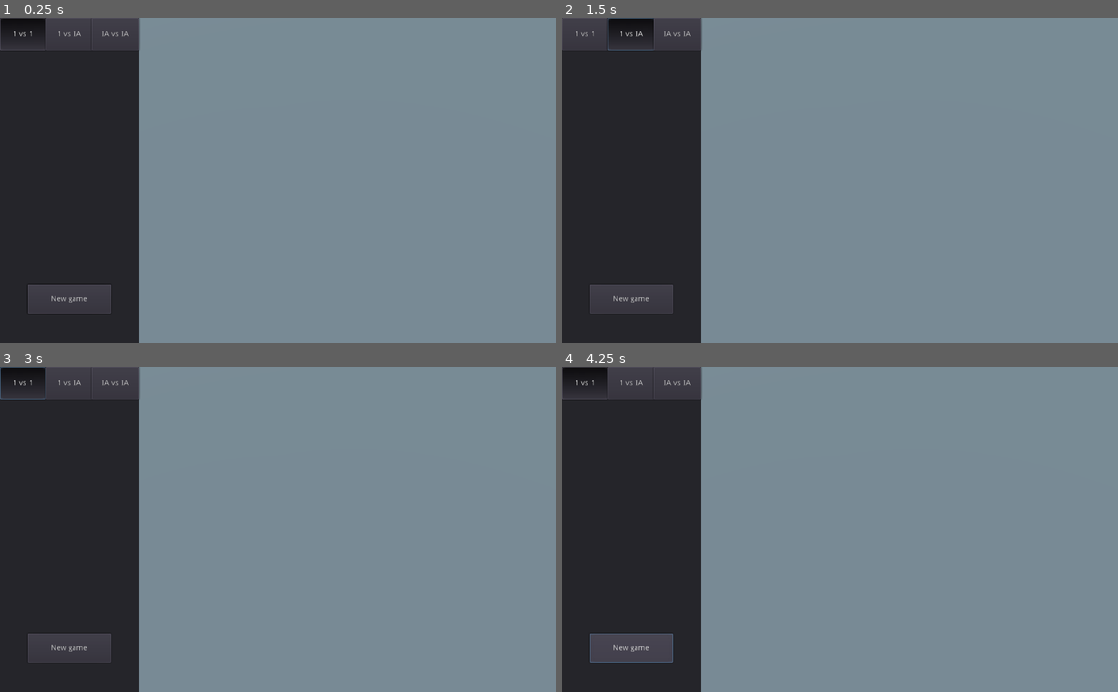
Above: before the commit, frames 1-4 (two rows, left to right).
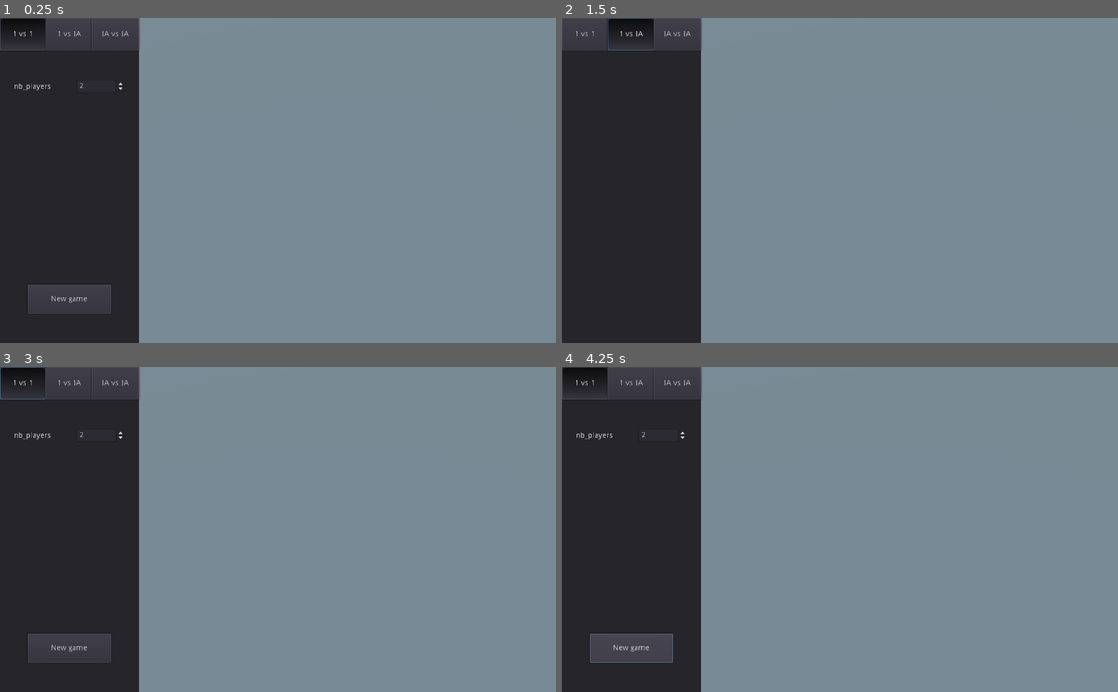
Above: after the commit, the same moments.

Repository: Naowak/Kothrak
Game: Godot game, scene res://Scenes/Main.tscn
The game is run twice, just before and just after one commit, with the same random seed, the same clock (stepped at 60 frames per second) and the same inputs.
Inputs:
- Up to frame 1 (0.25 s): no input
- Up to frame 2 (1.5 s): click "1 vs 1" at 0.5 s; click "1 vs IA" at 1.25 s
- Up to frame 3 (3 s): click "IA vs IA" at 2 s; click "1 vs 1" at 2.75 s
- Up to frame 4 (4.25 s): click "New game" at 3.5 s

The runs differ from the first frame. In frame 1, less than 0.1% of the frame differs, in the area x 2-22%, y 19-23%; in frame 2, 0.9%, in the area x 5-20%, y 82-92%; in frame 3, less than 0.1%; in frame 4, less than 0.1%.
Error before the commit: Invalid get index 'status' (on base: 'Nil'). (res://Scripts/Main.gd:34)
Error after the commit: Invalid get index 'status' (on base: 'Nil'). (res://Scripts/Main.gd:24)

Commit message:
fix visual bug, api authorize *, and several players

Diff:
--- a/gui/Scenes/Main.tscn
+++ b/gui/Scenes/Main.tscn
@@ -46,12 +46,12 @@
 [node name="Panel" type="Panel" parent="."]
 anchor_right = 0.25
 anchor_bottom = 1.0
-script = ExtResource( 5 )
+script = ExtResource( 8 )
 __meta__ = {
 "_edit_use_anchors_": false
 }
 
-[node name="Button_1v1" type="Button" parent="Panel"]
+[node name="Button_PvP" type="Button" parent="Panel"]
 anchor_right = 0.33
 anchor_bottom = 0.1
 toggle_mode = true
@@ -61,7 +61,7 @@
 "_edit_use_anchors_": false
 }
 
-[node name="Button_1vIA" type="Button" parent="Panel"]
+[node name="Button_PvIA" type="Button" parent="Panel"]
 anchor_left = 0.33
 anchor_right = 0.67
 anchor_bottom = 0.1
@@ -78,7 +78,7 @@
 toggle_mode = true
 text = "IA vs IA"
 
-[node name="Control_1v1" type="Control" parent="Panel"]
+[node name="Control_PvP" type="Control" parent="Panel"]
 anchor_top = 0.1
 anchor_right = 1.0
 anchor_bottom = 1.0
@@ -86,7 +86,7 @@
 "_edit_use_anchors_": false
 }
 
-[node name="Button_newgame" type="Button" parent="Panel/Control_1v1"]
+[node name="Button_newgame" type="Button" parent="Panel/Control_PvP"]
 anchor_left = 0.2
 anchor_top = 0.8
 anchor_right = 0.8
@@ -96,12 +96,37 @@
 "_edit_use_anchors_": false
 }
 
-[node name="Control_1vIA" type="Control" parent="Panel"]
+[node name="SpinBox_nbplayers" type="SpinBox" parent="Panel/Control_PvP"]
+anchor_left = 0.55
+anchor_top = 0.1
+anchor_right = 0.9
+anchor_bottom = 0.1
+margin_bottom = 24.0
+max_value = 10.0
+value = 2.0
+__meta__ = {
+"_edit_use_anchors_": false
+}
+
+[node name="Label_nbplayers" type="Label" parent="Panel/Control_PvP"]
+anchor_left = 0.1
+anchor_top = 0.11
+anchor_right = 0.45
+anchor_bottom = 0.14
+text = "nb_players"
+valign = 1
+__meta__ = {
+"_edit_use_anchors_": false
+}
+
+[node name="Control_PvIA" type="Control" parent="Panel"]
+visible = false
 anchor_top = 0.1
 anchor_right = 1.0
 anchor_bottom = 1.0
 
-[node name="Button_newgame" type="Button" parent="Panel/Control_1vIA"]
+[node name="Button_newgame" type="Button" parent="Panel/Control_PvIA"]
+visible = false
 anchor_left = 0.2
 anchor_top = 0.8
 anchor_right = 0.8
--- a/gui/Scripts/Cell.gd
+++ b/gui/Scripts/Cell.gd
@@ -29,7 +29,7 @@
 	if _color == 'white':
 		# warning-ignore:return_value_discarded
 		var main_node = get_tree().get_root().get_node('Main')
-		connect("cell_clicked", main_node, '_play', [self])
+		connect("cell_clicked", main_node, '_make_play', [self])
 
 
 # Change the color of the cell, color must be a string in Utils.materials.keys()
--- a/gui/Scripts/Character.gd
+++ b/gui/Scripts/Character.gd
@@ -30,7 +30,7 @@
 # Make the translation to the coordinates [q, r] and stage
 func _translate(_q, _r, stage):
 	translation.x = _q * Utils.TRANS_RIGHT.x + _r * Utils.TRANS_DOWNRIGHT.x
-	translation.y = 1 + (stage-1)/2
+	translation.y = 1 + float(stage-1)/2
 	translation.z = _r * Utils.TRANS_DOWNRIGHT.y
 
 
--- a/gui/Scripts/HTTPRequest.gd
+++ b/gui/Scripts/HTTPRequest.gd
@@ -7,14 +7,20 @@
 
 
 # Request new game to the server
-func new_game(mode):
+func request_new_game(mode):
+	var params = 'mode=' + str(mode)
+
+	if mode == 'PvP':
+		var nb_players = $"../Panel/Control_PvP/SpinBox_nbplayers".value
+		params += '&nb_players=' + str(nb_players)
+
+	print(params)
 	# warning-ignore:return_value_discarded
-	var params = 'mode=' + str(mode)
 	request("http://127.0.0.1:5000/new_game?" + params)
 
 
 # Request play to the server
-func play(gid, play):
+func request_play(gid, play):
 	var params = 'gid=' + str(gid)
 	params += '&move=' + str(play['move'][0]) + ',' + str(play['move'][1])
 	if play['build'] != null:
@@ -23,6 +29,11 @@
 		params += '&build=' + str(play['build'])
 	# warning-ignore:return_value_discarded
 	request("http://127.0.0.1:5000/play?" + params)
+
+
+# Request the server to make the next play
+func request_watch(gid):
+	pass
 
 
 # Called when a request is completed : decode data and call _update from Playground
--- a/gui/Scripts/Main.gd
+++ b/gui/Scripts/Main.gd
@@ -1,4 +1,7 @@
 extends Spatial
+
+var human_player_id = []
+var ia_player_id = []
 
 var gid = -1
 var player_id = -1
@@ -10,38 +13,26 @@
 
 func _ready():
 	# warning-ignore:return_value_discarded
-	$Panel/Control_1v1/Button_newgame.connect('pressed', self, '_new_1v1')
+	$Panel/Control_PvP/Button_newgame.connect('pressed', $HTTPRequest, 'request_new_game', ['PvP'])
 	# warning-ignore:return_value_discarded
-	$Panel/Control_1vIA/Button_newgame.connect('pressed', self, '_new_1vIA')
-
-
-func _new_1v1():
-	$HTTPRequest.new_game('1v1')
-
-
-func _new_1vIA():
-	$HTTPRequest.new_game('1vIA')
-
-
-#func _new_IAvIA():
-#	$HTTPRequest.new_game('IAvIA')
+	$Panel/Control_PvIA/Button_newgame.connect('pressed', $HTTPRequest, 'request_new_game', ['PvIA'])
 
 
 # Update the game with new data from server
 func _update(data):
-	print(data)
 	# New game
 	if data['status'] == 'new_game':
-		_new_game(data)
+		_new_game_update(data)
 	# Update current game
 	elif data['status'] == 'playing':
-		_playing(data)
+		_playing_update(data)
+	# End of the current game
 	elif data['status'] == 'win' or data['status'] == 'eliminated':
 		print('End of server game')
 
 
 # Create map and character instances, retrieve some informations
-func _new_game(data):
+func _new_game_update(data):
 	# Informations & settings
 	gid = data['gid']
 	Utils.update_settings(data['settings'])
@@ -55,7 +46,7 @@
 	step = 'move'
 
 # Update the game with informations received
-func _playing(data):
+func _playing_update(data):
 	player_id = data['player_id']
 	possible_plays = data['possible_plays']
 	step = 'move'
@@ -64,7 +55,7 @@
 # Verify if play is correct and play it.
 # Send information to the server if turn is over.
 # Called by event cell_clicked
-func _play(cell):
+func _make_play(cell):
 	var valid = false
 
 	if step == 'move':
@@ -87,7 +78,7 @@
 
 			# If no build possible, the player reach the last stage, he won
 			if possible_plays[0]['build'] == null:
-				$HTTPRequest.play(gid, data_to_send)
+				$HTTPRequest.request_play(gid, data_to_send)
 				step = 'game_over'
 				print('Game Over !')
 
@@ -101,7 +92,7 @@
 				data_to_send['build'] = _to_relative(play['build'])
 		if valid:
 			$Playground.grow_up(cell)
-			$HTTPRequest.play(gid, data_to_send)
+			$HTTPRequest.request_play(gid, data_to_send)
 			step = 'move'
 
 
--- a/gui/Scripts/Panel.gd
+++ b/gui/Scripts/Panel.gd
@@ -3,17 +3,17 @@
 # Called when the node enters the scene tree for the first time.
 func _ready():
 	# warning-ignore:return_value_discarded
-	$Button_1v1.connect('pressed', self, '_on_control_change', ['1v1'])
+	$Button_PvP.connect('pressed', self, '_on_control_change', ['PvP'])
 	# warning-ignore:return_value_discarded
-	$Button_1vIA.connect('pressed', self, '_on_control_change', ['1vIA'])
+	$Button_PvIA.connect('pressed', self, '_on_control_change', ['PvIA'])
 	# warning-ignore:return_value_discarded
 	$Button_IAvIA.connect('pressed', self, '_on_control_change', ['IAvIA'])
 
 
 func _on_control_change(mode):
-	var buttons = {'1v1': $Button_1v1, '1vIA': $Button_1vIA,
+	var buttons = {'PvP': $Button_PvP, 'PvIA': $Button_PvIA,
 		'IAvIA': $Button_IAvIA}
-	var nodes_control = {'1v1': $Control_1v1, '1vIA': $Control_1vIA,
+	var nodes_control = {'PvP': $Control_PvP, 'PvIA': $Control_PvIA,
 		'IAvIA': $Control_IAvIA}
 	for name in nodes_control.keys():
 		nodes_control[name].visible = name == mode
--- a/gui/Scripts/Utils.gd
+++ b/gui/Scripts/Utils.gd
@@ -27,6 +27,7 @@
 
 var players_colors = ['blue', 'red', 'green']
 
+
 func _ready():
 	_init_materials()
 
Not shown: 1 places in gui/Scenes/Main.tscn that only renumber resources
Not shown, changed: api.py
Not shown, changed: envs/KothrakEnv.py
Not shown, changed: envs/game/Game.py
